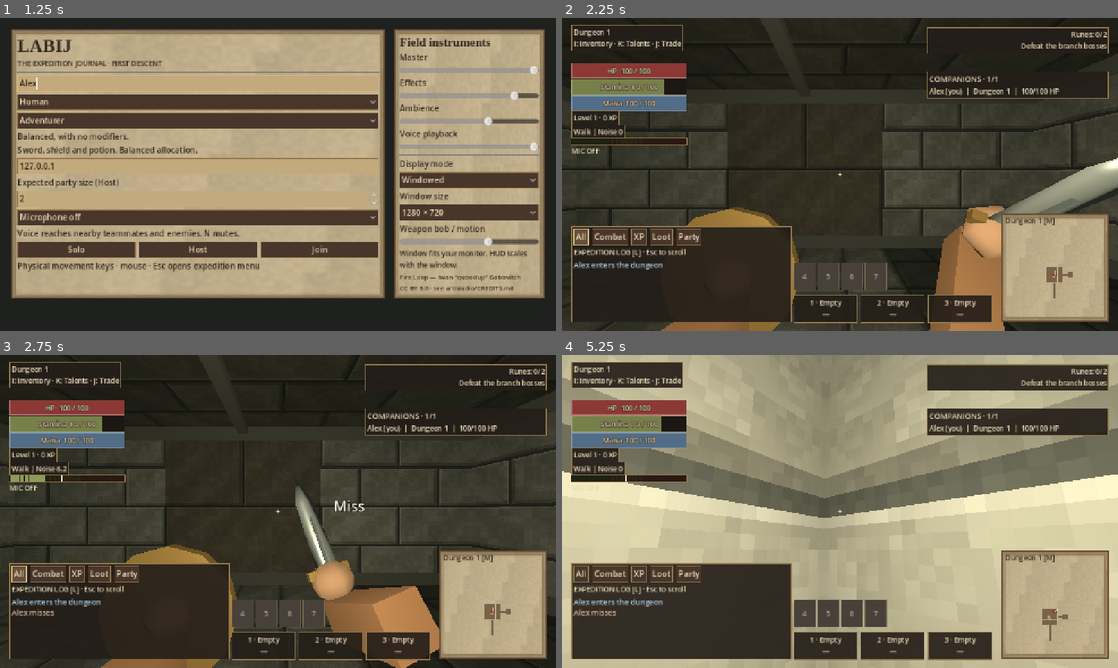
Above: before the commit, frames 1-4 (two rows, left to right).
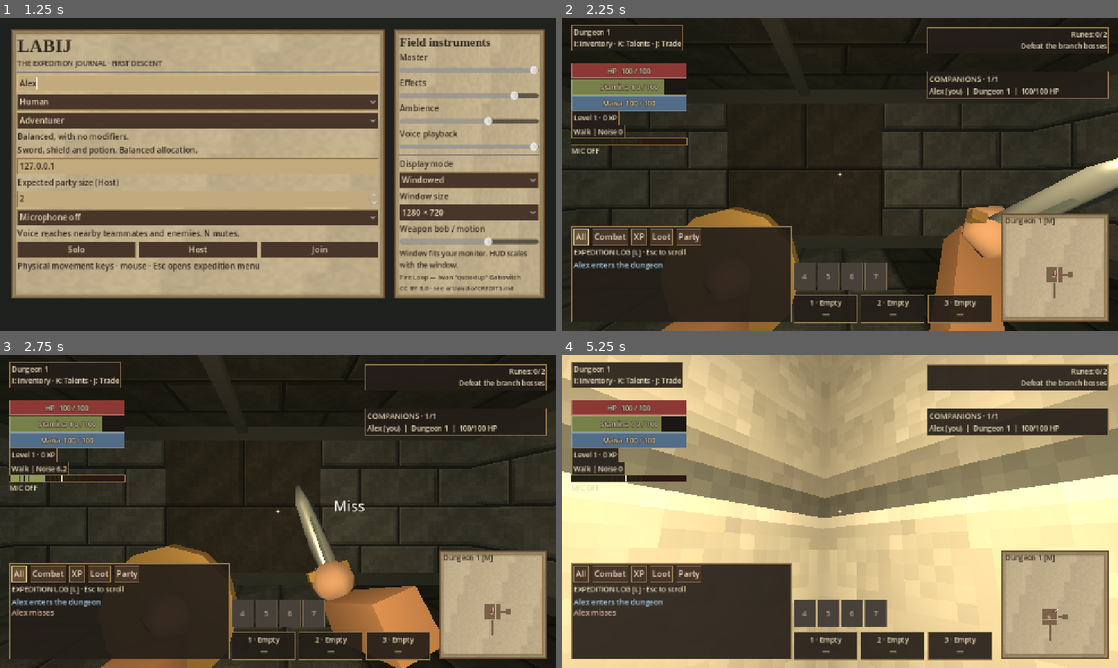
Above: after the commit, the same moments.

Repository: tdonnenfeld/LABIJ
Game: Godot game, scene res://game/main.tscn
Same seed, same stepped clock (60 frames per second), same inputs: the game is played once before the commit and once after it. Sound files missing from this copy of the repository are replaced by a short silence.
Inputs (mouse positions are in pixels of both pictures, inside the frame that each line leads up to):
- Up to frame 1 (1.25 s): click (200, 83) at 0.52 s; type "Alex" at 0.6 s
- Up to frame 2 (2.25 s): click "Solo" at 1.25 s; click "All" at 2 s
- Up to frame 3 (2.75 s): no input
- Up to frame 4 (5.25 s): tap Enter at 2.75 s; move the mouse to (867, 511) at 2.77 s; hold Shift 2.78-3.53 s; hold W from 2.78 s (still down); click (867, 511) at 2.92 s; move the mouse to (812, 511) at 3.52 s; tap 0 at 3.6 s; move the mouse to (851, 505) at 4.27 s; hold Alt 4.28-5.03 s; move the mouse to (834, 517) at 5.02 s; tap Ctrl at 5.1 s; click (834, 517) at 5.17 s

Frame 1 is identical in both runs. In frame 2, less than 0.1% of the frame differs, in the area x 96-100%, y 44-50%; in frame 3, 0.1%; in frame 4, 56%, in the area x 0-100%, y 0-100%.

Commit message:
Reduce flat lantern wash and warm the existing player light

Diff:
--- a/game/player.gd
+++ b/game/player.gd
@@ -87,8 +87,9 @@
 		add_child(camera)
 		var light := OmniLight3D.new()
 		light.name = "Lantern"
-		light.omni_range = 14
-		light.light_color = Color("#e8dfc5")
+		light.omni_range = 11
+		light.omni_attenuation = 1.4
+		light.light_color = Color("#f0d5aa")
 		light.light_energy = 2.5 if "--debug-geometry" in OS.get_cmdline_user_args() else 1.5
 		camera.add_child(light)
 		hands = Hands.new()
